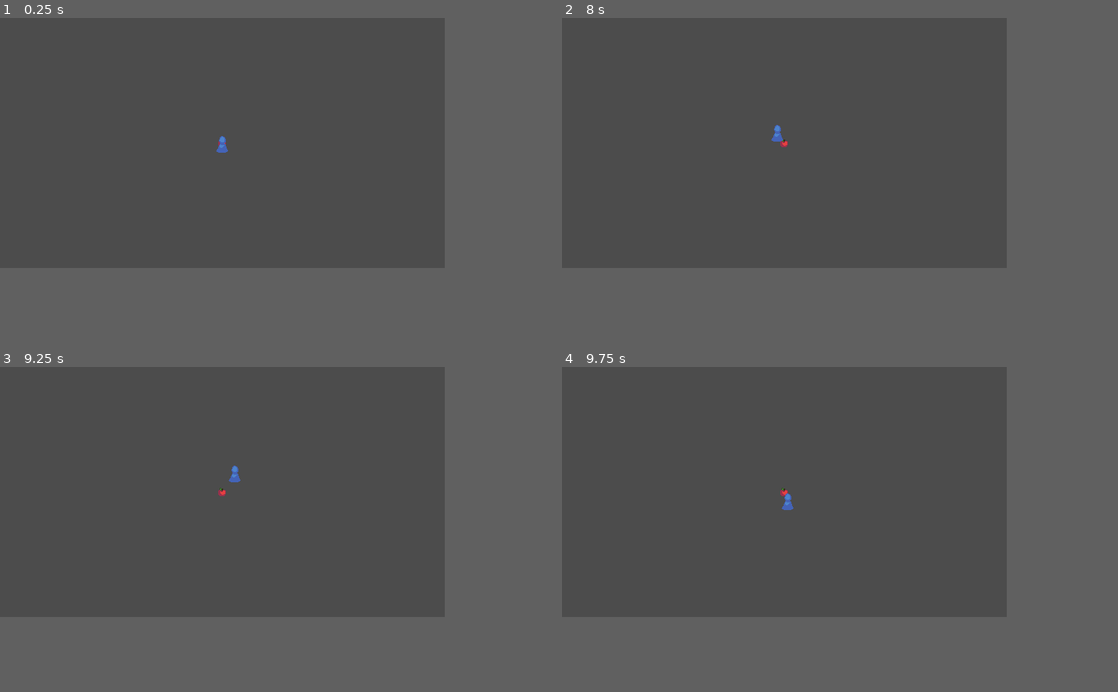
Above: before the commit, frames 1-4 (two rows, left to right).
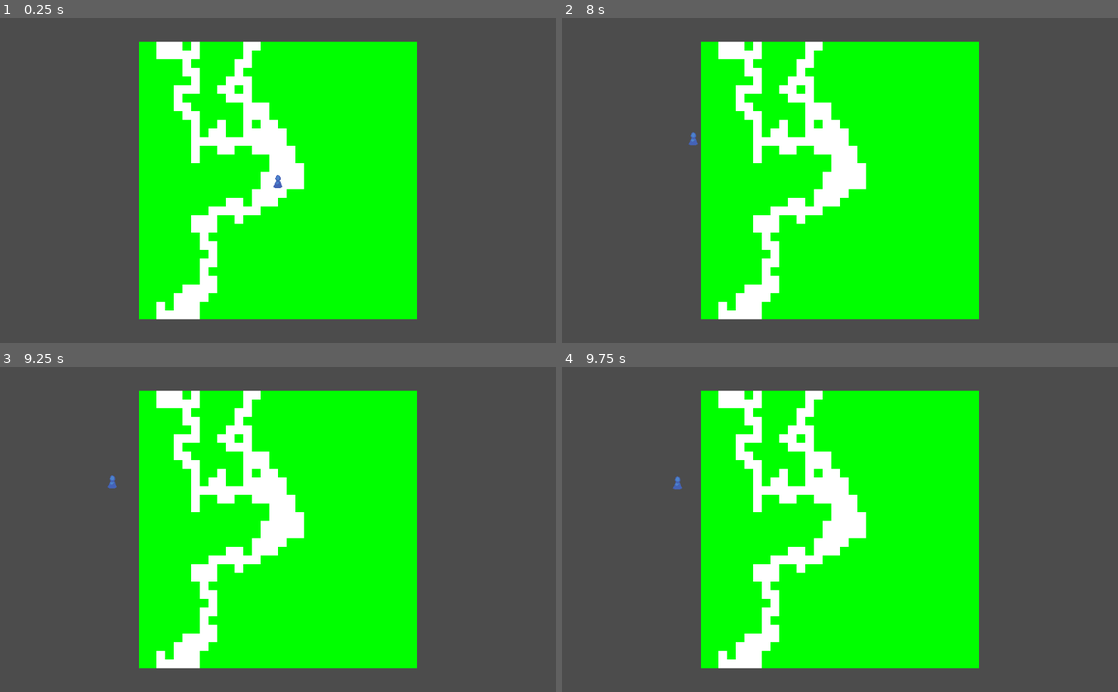
Above: after the commit, the same moments.

Repository: Branchlet-ANS/ldjam48
Game: Godot game, scene res://Main.tscn
Same seed, same stepped clock (60 frames per second), same inputs: the game is played once before the commit and once after it.
Inputs (mouse positions are in pixels of both pictures, inside the frame that each line leads up to):
- Up to frame 1 (0.25 s): no input
- Up to frame 2 (8 s): tap Enter at 0.5 s; move the mouse to (884, 131) at 0.52 s; click (884, 131) at 0.67 s; move the mouse to (695, 154) at 1.27 s; click (695, 154) at 1.42 s; move the mouse to (828, 89) at 2.02 s; click (828, 89) at 2.17 s; move the mouse to (762, 193) at 2.77 s; click (762, 193) at 2.92 s; move the mouse to (917, 180) at 3.52 s; click (917, 180) at 3.67 s; move the mouse to (650, 105) at 4.27 s; click (650, 105) at 4.42 s; move the mouse to (806, 141) at 5.02 s; click (806, 141) at 5.17 s; move the mouse to (717, 79) at 5.77 s; click (717, 79) at 5.92 s; move the mouse to (884, 131) at 6.52 s; click (884, 131) at 6.67 s; move the mouse to (695, 154) at 7.27 s; click (695, 154) at 7.42 s
- Up to frame 3 (9.25 s): move the mouse to (266, 438) at 8.02 s; click (266, 438) at 8.17 s; move the mouse to (200, 542) at 8.77 s; click (200, 542) at 8.92 s
- Up to frame 4 (9.75 s): move the mouse to (917, 529) at 9.52 s; click (917, 529) at 9.67 s
In our replay, the window is 640x360 before the commit and 800x468 after it. These sizes can differ from the game's own. Grey fills any space a smaller window leaves; there, only what the larger window draws over its background counts as a difference.

The runs differ from the first frame. In frame 1, 43% of the frame differs, in the area x 25-75%, y 7-93%; in frame 2, 43%, in the area x 22-75%, y 7-93%; in frame 3, 43%; in frame 4, 43%.

Commit message:
chunk generation

Diff:
--- a/godot/Chunk.gd
+++ b/godot/Chunk.gd
@@ -1,32 +1,22 @@
 
 class_name Chunk
+enum Type {BUSH, PATH, OPEN}
+
 var _coordinates: Vector2
-var CORRUPTION_MAX = 25
 var _type: int
-var _left: Chunk
-var _right: Chunk
-var _up: Chunk
-var _down: Chunk
-var _corruption: int
+var _corruption: float
 
-func _init(coordinates, type: int, left: Chunk, right: Chunk, up: Chunk, down: Chunk, corruption: int):
+func _init(coordinates: Vector2, type: int, corruption: float):
 	_coordinates = coordinates
 	_type = type
+	_corruption = corruption
 
-	_left = left
-	_right = right
-	_up = up
-	_down = down
-
-	if _left == null and corruption < CORRUPTION_MAX:
-		_left = Chunk.new(_coordinates+Vector2.LEFT, chooseType(Vector2.LEFT), null, self, null, null, corruption+1)
-	if _right == null and corruption < CORRUPTION_MAX:
-		_right = Chunk.new(_coordinates+Vector2.RIGHT, chooseType(Vector2.RIGHT), self, null, null, null, corruption+1)
-	if _up == null and corruption < CORRUPTION_MAX:
-		_up = Chunk.new(_coordinates+Vector2.UP, chooseType(Vector2.UP), null, null, null, self, corruption+1)
-	if _down == null and corruption < CORRUPTION_MAX:
-		_down = Chunk.new(_coordinates+Vector2.DOWN, chooseType(Vector2.DOWN), null, null, self, null, corruption+1)
-
-func chooseType(direction: Vector2):
-	#new_coordinates = _coordinates + direction
-	return 0
+func _to_string():
+	if _type == Type.BUSH:
+		return "BUSH"
+	elif _type == Type.OPEN:
+		return "OPEN"
+	elif _type == Type.PATH:
+		return "PATH"
+	else:
+		return "NULL"
--- /dev/null
+++ b/godot/ChunkIllustration.gd
@@ -0,0 +1,10 @@
+extends Node2D
+
+func _ready():
+	pass # Replace with function body.
+func set_color(color):
+	$ColorRect.color = color
+
+# Called every frame. 'delta' is the elapsed time since the previous frame.
+#func _process(delta):
+#	pass
--- /dev/null
+++ b/godot/ChunkIllustration.tscn
@@ -0,0 +1,13 @@
+[gd_scene load_steps=2 format=2]
+
+[ext_resource path="res://ChunkIllustration.gd" type="Script" id=1]
+
+[node name="Node2D" type="Node2D"]
+script = ExtResource( 1 )
+
+[node name="ColorRect" type="ColorRect" parent="."]
+margin_right = 16.0
+margin_bottom = 16.0
+__meta__ = {
+"_edit_use_anchors_": false
+}
--- a/godot/Main.gd
+++ b/godot/Main.gd
@@ -3,14 +3,37 @@
 class_name Main
 
 onready var scene_character = preload("res://Character.tscn")
+onready var scene_chunk = preload("res://ChunkIllustration.tscn")
 onready var god : God = $God
 
+
+enum Type {BUSH, PATH, OPEN}
 const WIDTH = 640
 const HEIGHT = 360
+const MAP_WIDTH = 32
+const MAX_BRANCHES = 3
+
+var map = {}
+
 
 var characters : Array = []
 
 func _ready():
+	for i in range(-MAP_WIDTH/2, MAP_WIDTH/2):
+		for j in range(-MAP_WIDTH/2, MAP_WIDTH/2):
+			var pos = Vector2(i, j)
+			map[pos] = Chunk.new(pos, Type.BUSH, pos.length())
+	make_paths()
+
+	for i in range(-MAP_WIDTH/2, MAP_WIDTH/2):
+		for j in range(-MAP_WIDTH/2, MAP_WIDTH/2):
+			var pos = Vector2(i, j)
+			var type = map[pos]._type
+			var ill = scene_chunk.instance()
+			add_child(ill)
+			ill.position = map[pos]._coordinates * 16
+			if type == 0:
+				ill.set_color(Color.green)
 	add_character()
 
 func add_character() -> Character:
@@ -19,3 +42,25 @@
 	add_child(character)
 	god.selected_characters.append(character)
 	return character
+
+func make_paths():
+	var directions = [Vector2.LEFT, Vector2.RIGHT, Vector2.UP, Vector2.DOWN]
+	var direction
+	randomize()
+	var scores = [0]
+	var current_position = Vector2(0, 0)
+	map[current_position] = Chunk.new(current_position, Type.OPEN, current_position.length())
+	for i in range(MAX_BRANCHES):
+		scores = [0]
+		current_position = Vector2(0, 0)
+		while scores.min() < MAP_WIDTH:
+			if scores.size() > 5:
+				scores.erase(scores.min())
+			randomize()
+			direction = directions[rand_range(0, 4)]
+			while (current_position+direction).length() < scores.min():
+				randomize()
+				direction = directions[rand_range(0, 4)]
+			current_position += direction
+			scores.append(current_position.length())
+			map[current_position] = Chunk.new(current_position, Type.OPEN, current_position.length())
--- a/godot/project.godot
+++ b/godot/project.godot
@@ -13,6 +13,11 @@
 "class": "Character",
 "language": "GDScript",
 "path": "res://Character.gd"
+}, {
+"base": "Reference",
+"class": "Chunk",
+"language": "GDScript",
+"path": "res://Chunk.gd"
 }, {
 "base": "Item",
 "class": "Food",
@@ -41,6 +46,7 @@
 } ]
 _global_script_class_icons={
 "Character": "",
+"Chunk": "",
 "Food": "",
 "God": "",
 "Inventory": "",
@@ -54,34 +60,6 @@
 run/main_scene="res://Main.tscn"
 config/icon="res://icon.png"
 
-[display]
-
-window/size/width=640
-window/size/height=360
-
-[importer_defaults]
-
-texture={
-"compress/bptc_ldr": 0,
-"compress/hdr_mode": 0,
-"compress/lossy_quality": 0.7,
-"compress/mode": 0,
-"compress/normal_map": 0,
-"detect_3d": false,
-"flags/anisotropic": false,
-"flags/filter": false,
-"flags/mipmaps": false,
-"flags/repeat": 0,
-"flags/srgb": 2,
-"process/HDR_as_SRGB": false,
-"process/fix_alpha_border": true,
-"process/invert_color": false,
-"process/premult_alpha": false,
-"size_limit": 0,
-"stream": false,
-"svg/scale": 1.0
-}
-
 [physics]
 
 common/enable_pause_aware_picking=true
